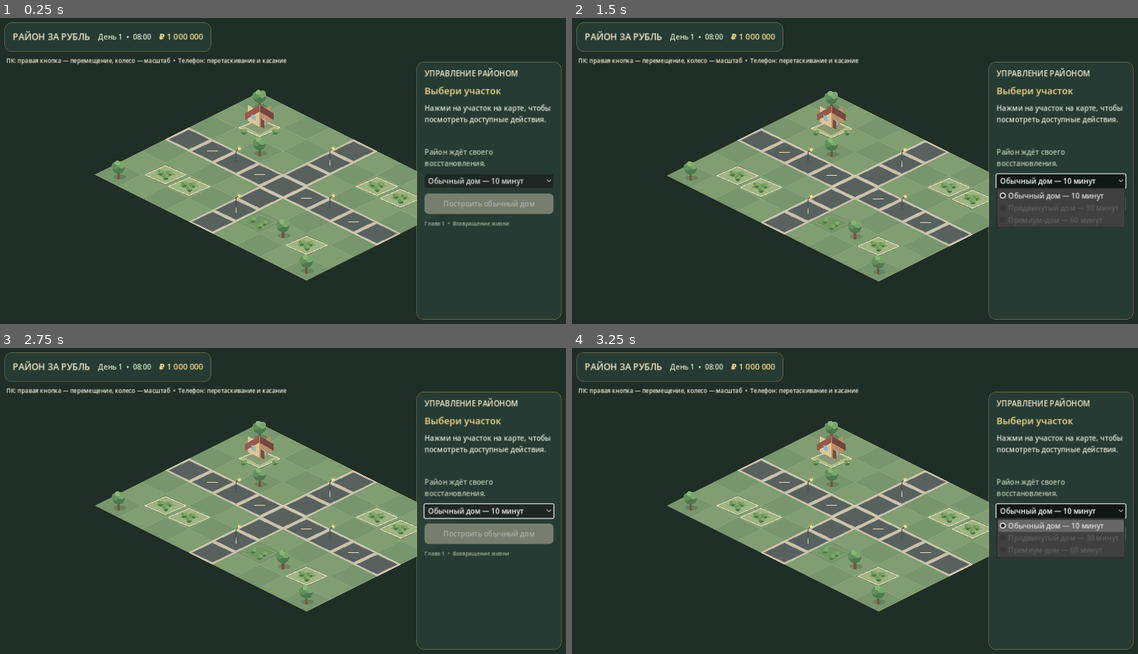
Above: before the commit, frames 1-4 (two rows, left to right).
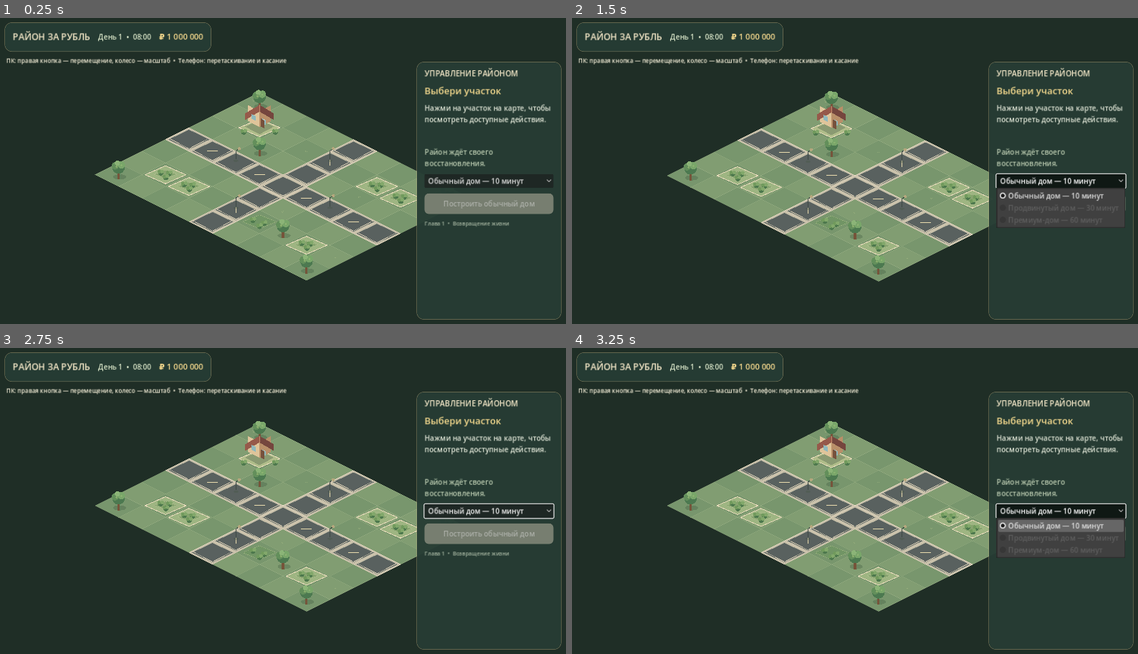
Above: after the commit, the same moments.

Repository: wellbi-creator/rayon-za-rubl
Game: Godot game, scene res://scenes/main.tscn
The game is run twice, just before and just after one commit, with the same random seed, the same clock (stepped at 60 frames per second) and the same inputs.
Inputs (mouse positions are in pixels of both pictures, inside the frame that each line leads up to):
- Up to frame 1 (0.25 s): no input
- Up to frame 2 (1.5 s): move the mouse to (979, 158) at 0.52 s; hold D 0.53-1.25 s; click (979, 158) at 0.67 s; click "Обычный дом — 10 минут" at 1.25 s
- Up to frame 3 (2.75 s): tap Enter at 2 s; drag from (169, 522) to (254, 571) at 2.02 s
- Up to frame 4 (3.25 s): tap Space at 2.75 s; move the mouse to (911, 436) at 2.77 s; hold D from 2.78 s (still down)

The runs differ from the first frame. In frame 1, 0.2% of the frame differs, in the area x 20-70%, y 25-80%; in frame 2, 0.2%; in frame 3, 0.2%; in frame 4, 0.2%.

Commit message:
Add atmospheric district lighting and ground details

Diff:
--- a/scripts/world/isometric_district_world.gd
+++ b/scripts/world/isometric_district_world.gd
@@ -33,6 +33,8 @@
 var keyboard_pan_speed := 520.0
 var camera_min_zoom := 0.55
 var camera_max_zoom := 1.6
+var world_hour := 12.0
+var night_factor := 0.0
 
 func _ready() -> void:
 	for i in PLOT_CELLS.size():
@@ -70,7 +72,11 @@
 			var cell := Vector2i(x, y)
 			var center: Vector2 = Grid.grid_to_world(cell, TILE)
 			var fill := Color("#78966d") if (x + y) % 2 == 0 else Color("#819d72")
-			_draw_diamond(center, TILE, fill, Color("#a4b78d", 0.48), 1.0)
+			fill = fill.lerp(Color("#344b4b"), night_factor * 0.62)
+			var edge := Color("#a4b78d", 0.48).lerp(Color("#607c7a", 0.6), night_factor)
+			_draw_diamond(center, TILE, fill, edge, 1.0)
+			if (x * 3 + y * 5) % 7 == 0:
+				_draw_grass_detail(center + Vector2(float((x * 17) % 35) - 17.0, float((y * 11) % 15) - 7.0))
 
 func _draw_roads() -> void:
 	# The two streets follow the same logical cells as the approved preview.
@@ -86,10 +92,18 @@
 		var p: Vector2 = Grid.grid_to_world(Vector2i(4, y), TILE)
 		draw_line(p + Vector2(0, -8), p + Vector2(0, 8), Color("#eadcae"), 2.0)
 
+func _draw_grass_detail(pos: Vector2) -> void:
+	var blade_color := Color("#b3c58a", 0.42).lerp(Color("#70877b", 0.35), night_factor)
+	draw_line(pos, pos + Vector2(-2, -5), blade_color, 1.0)
+	draw_line(pos + Vector2(1, 0), pos + Vector2(3, -4), blade_color, 1.0)
+
 func _draw_road_cell(cell: Vector2i) -> void:
 	var center: Vector2 = Grid.grid_to_world(cell, TILE)
-	_draw_diamond(center, TILE, Color("#c5bda7"), Color("#ded4bd"), 1.0)
-	_draw_diamond(center, TILE * Vector2(0.86, 0.82), Color("#59615f"), Color("#737c75"), 1.0)
+	_draw_diamond(center, TILE, Color("#c5bda7").lerp(Color("#626b68"), night_factor * 0.5), Color("#ded4bd"), 1.0)
+	_draw_diamond(center, TILE * Vector2(0.86, 0.82), Color("#59615f").lerp(Color("#303c43"), night_factor * 0.45), Color("#737c75"), 1.0)
+	var curb_color := Color("#d8cdb4").lerp(Color("#82908c"), night_factor * 0.6)
+	draw_line(center + Vector2(-52, -2), center + Vector2(0, 25), curb_color, 1.4)
+	draw_line(center + Vector2(0, 25), center + Vector2(52, -2), curb_color, 1.4)
 
 func _draw_environment() -> void:
 	for cell in [Vector2i(0, 0), Vector2i(8, 0), Vector2i(0, 6), Vector2i(8, 6), Vector2i(2, 2), Vector2i(6, 5)]:
@@ -245,6 +259,8 @@
 	draw_circle(pos + Vector2(-9, -17), 10, Color("#638f5b"))
 	draw_circle(pos + Vector2(8, -20), 10, Color("#79a66a"))
 	draw_circle(pos + Vector2(-3, -25), 7, Color("#8bb477"))
+	draw_circle(pos + Vector2(-5, -15), 3, Color("#a4c47a", 0.55))
+	draw_circle(pos + Vector2(8, -19), 2.5, Color("#a4c47a", 0.45))
 
 func _draw_bush(pos: Vector2) -> void:
 	draw_circle(pos, 7, Color("#4d784d"))
@@ -255,8 +271,11 @@
 	draw_ellipse(pos + Vector2(0, 4), Vector2(7, 3), Color("#435443", 0.3))
 	draw_line(pos, pos + Vector2(0, -24), Color("#3d4944"), 3.0)
 	draw_line(pos + Vector2(0, -23), pos + Vector2(8, -28), Color("#3d4944"), 2.0)
-	draw_circle(pos + Vector2(9, -29), 4.0, Color("#f3d98e"))
-	draw_circle(pos + Vector2(9, -29), 9.0 + sin(construction_animation_time * 2.0) * 1.0, Color("#f3d98e", 0.12))
+	var lamp_glow := night_factor
+	draw_circle(pos + Vector2(9, -29), 4.0, Color("#f3d98e").lerp(Color("#b5a77e"), 1.0 - lamp_glow))
+	if lamp_glow > 0.04:
+		draw_circle(pos + Vector2(9, -29), 9.0 + sin(construction_animation_time * 2.0) * 1.0, Color("#f3d98e", lamp_glow * 0.22))
+		draw_circle(pos + Vector2(9, -29), 17.0, Color("#f3d98e", lamp_glow * 0.06))
 
 func _draw_residents() -> void:
 	for group in resident_groups:
@@ -394,6 +413,12 @@
 	camera_target_zoom = clampf(camera_target_zoom * factor, camera_min_zoom, camera_max_zoom)
 	_clamp_camera_target()
 
+func set_time_of_day(hour: int, minute: int) -> void:
+	world_hour = fposmod(float(hour) + float(minute) / 60.0, 24.0)
+	var daylight := clampf((sin((world_hour - 6.0) / 12.0 * PI) + 0.12) / 1.12, 0.0, 1.0)
+	night_factor = 1.0 - daylight
+	queue_redraw()
+
 func set_resident_groups(groups: Array) -> void:
 	resident_groups = groups.duplicate(true)
 	queue_redraw()
